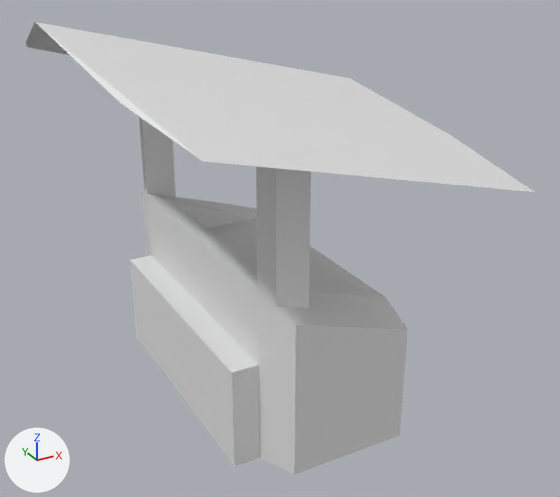
The Blender file Assets/Resources/3D/newsStand.blend, before and after one commit.
One viewpoint serves both versions: a camera (50 mm lens) standing at (-4.95, -9.76, 6.98) and looking at (0.11, -0.57, 2.38). The lights are fixed; the arrows at lower left show +X, +Y and +Z.

Before the edit, the objects in view are built like this:
```python
me_cube = bpy.data.meshes.new('Cube')
me_cube.from_pydata(...)  # 76 vertices, 64 faces; spans x -2.9..1.92, y -3.57..3.57, z -1.0..4.74
ob_cube = bpy.data.objects.new('Cube', me_cube)
ob_cube.location = (0.0, 0.0, 1.0)
```
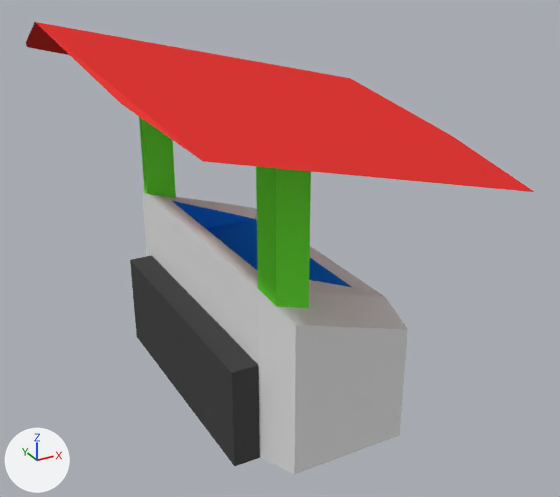
Patch to the scene script:
```diff
--- a/Assets/Resources/3D/newsStand.blend.py
+++ b/Assets/Resources/3D/newsStand.blend.py
@@ mat_material_004 @@
+mat_material_004 = diffuse_material('Material.004')
+mat_material_004.base_color = (0.0103, 0.185, 0.8)  # blue #1a77e7
@@ mat_material_003 @@
+mat_material_003 = diffuse_material('Material.003')
+mat_material_003.base_color = (0.07, 0.07, 0.07)  # dark grey #4b4b4b
@@ mat_material_002 @@
+mat_material_002 = diffuse_material('Material.002')
+mat_material_002.base_color = (0.147, 0.8, 0.0451)  # green #6be73c
@@ mat_material @@
+mat_material = diffuse_material('Material')
+mat_material.base_color = (0.8, 0.8, 0.8)  # white #e7e7e7
@@ mat_material_001 @@
+mat_material_001 = diffuse_material('Material.001')
+mat_material_001.base_color = (0.8, 0.0429, 0.0388)  # red #e73a37
@@ me_cube @@
 me_cube.from_pydata(...)  # 76 vertices, 64 faces; spans x -2.9..1.92, y -3.57..3.57, z -1.0..4.74
 # used by ob_cube; location = (0.0, 0.0, 1.0)
+# me_cube part 1: all 14 faces centred in x -1.87..0.69, y -2.96..2.96, z 3.3..4.09 switch from no material to mat_material_001 (red #e73a37)
+# me_cube part 2: all 12 faces centred in x -0.98..-0.47, y -2.35..2.35, z 2.46..2.66 switch from no material to mat_material_002 (green #6be73c)
+# me_cube part 3: all 5 faces centred in x -1.39..-1.19, y -2.0..2.0, z -1.0..0.5 switch from no material to mat_material_003 (dark grey #4b4b4b)
+# me_cube part 4: all 5 faces centred in x -0.77..0.77, y -1.53..1.53, z 1.0..1.31 switch from no material to mat_material_004 (blue #1a77e7)
+me_cube.materials.append(mat_material)  # white #e7e7e7
```

Pixel boxes (x1, y1, x2, y2) of what changed, in the pictures (560 x 497 px):
part 1 of me_cube, recoloured (white to red)
    both: (26, 22, 534, 192)
part 2 of me_cube, recoloured (grey to green)
    both: (139, 117, 311, 308)
part 3 of me_cube, recoloured
    both: (130, 255, 260, 466)
part 4 of me_cube, recoloured (grey to blue)
    both: (173, 201, 351, 287)
